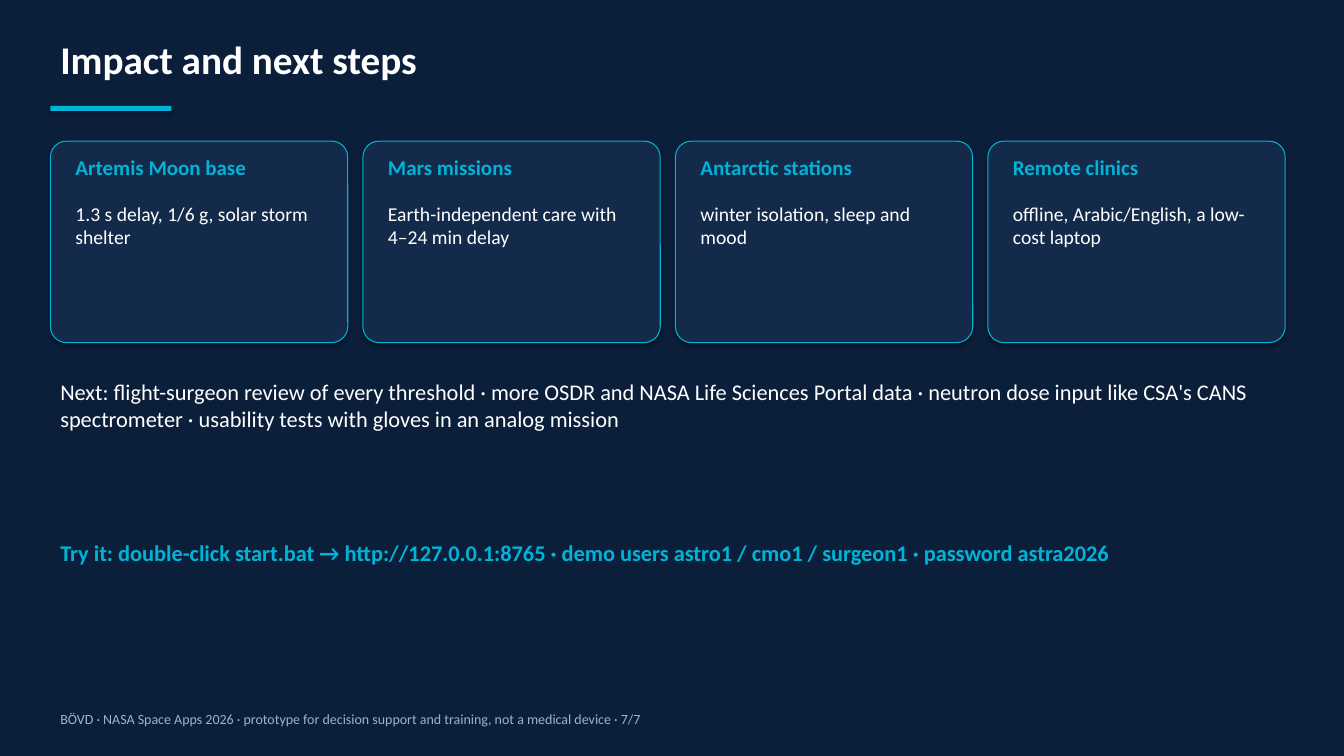
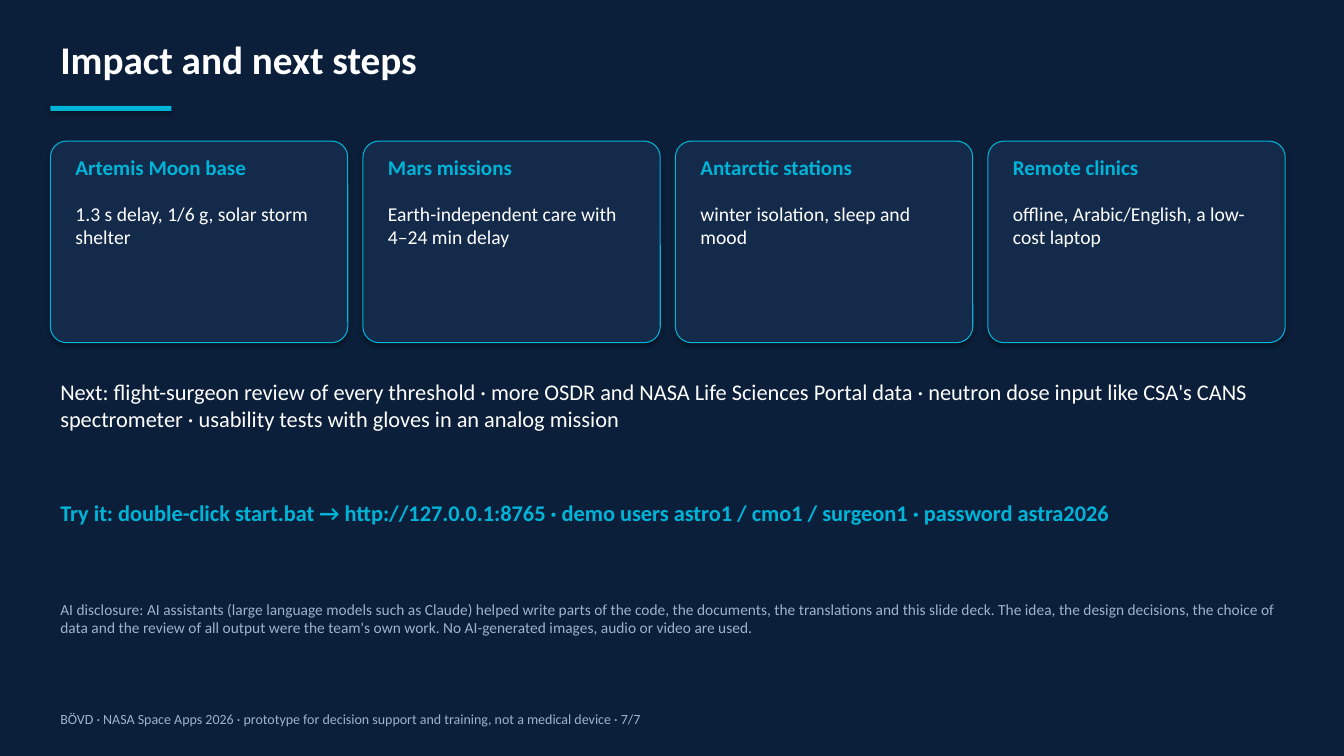
Before and after one commit to al8a7aa/bovd5, a slide deck: slide 7 of BOVD/deliverables/English/BOVD_Demo_7_slides.pptx. Drawn at 1344x756 pixels with LibreOffice and Linux fonts; fonts in the diff are those of the drawing. Boxes give left, top, right and bottom in pixels: in the first picture for what was removed or moved away, otherwise in the second. Text is boxed around its words. In the diff, an @@ line names an element or a change of style, - is before the commit and + after.

```diff
--- a/BOVD/deliverables/English/BOVD_Demo_7_slides.pptx
+++ b/BOVD/deliverables/English/BOVD_Demo_7_slides.pptx
@@ text "Try it: double-click start.bat → ...": place and size @@
-text "Try it: double-click start.bat → ..." at box(60, 545, 1109, 565)
+text "Try it: double-click start.bat → ..." at box(60, 505, 1109, 525)
@@ text added at box(60, 604, 1274, 636), 11 pt, text #9DB3CC @@
+AI disclosure: AI assistants (large language models such as Claude) helped write parts of the code, the documents, the translations and this slide deck. The idea, the design decisions, the choice of data and the review of all output were the team's own work. No AI-generated images, audio or video are used.
```
Also in this commit, not shown: 1 other slide changed, 23 other files.
